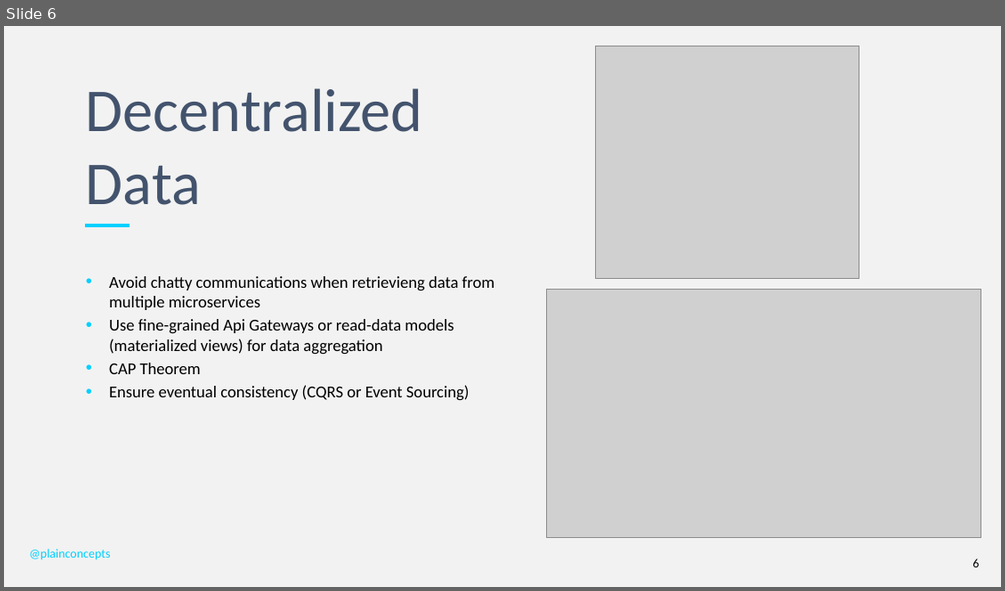
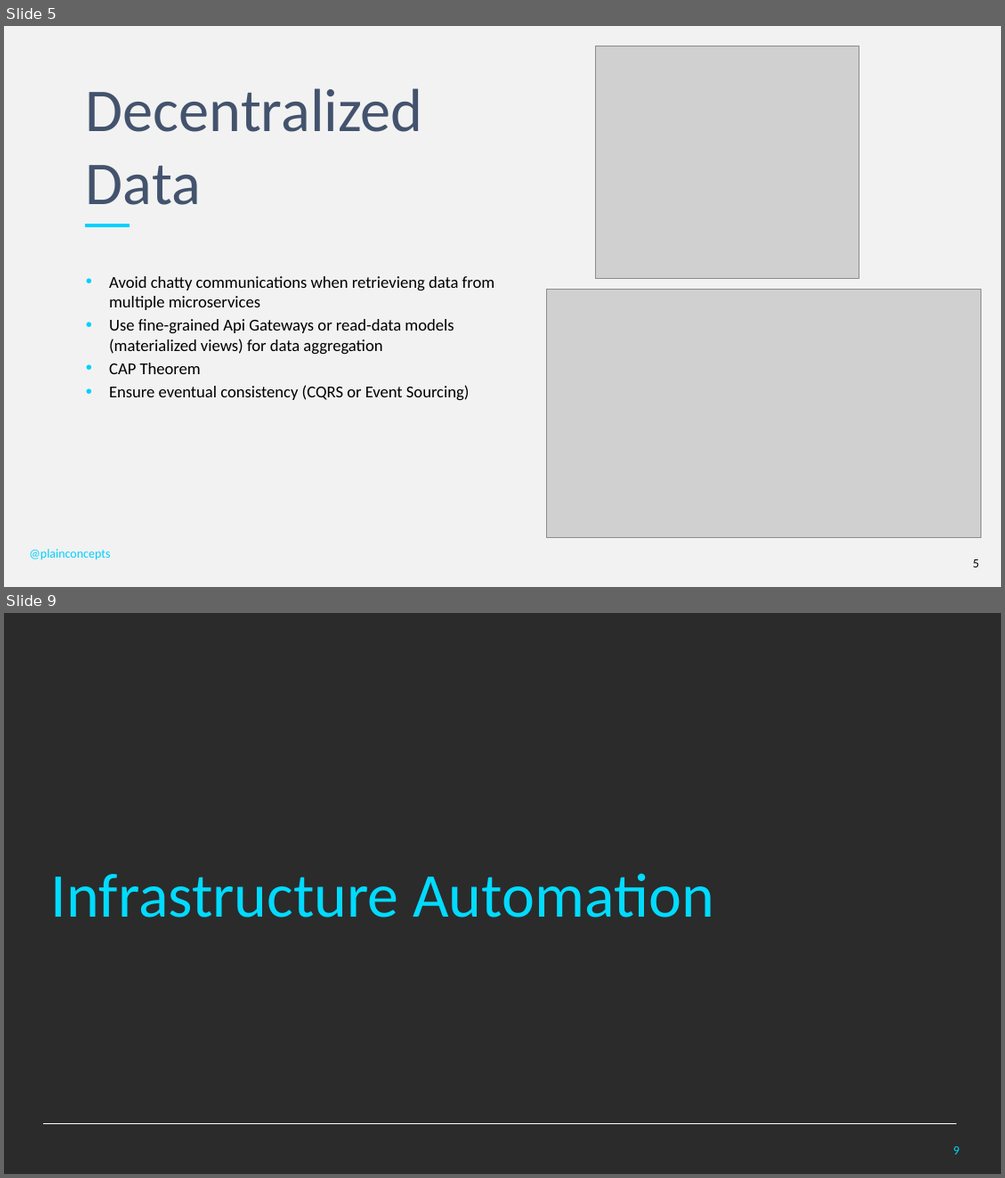
Before and after one commit to PlainConcepts/NetCore-Docker-Workshop, a slide deck: Docu/BestPractices&Antipatterns.pptx. Shown one above the other, each under a label of ours: slide 6 before the commit, slides 5 and 9 after it; the slides between them are not shown. The pictures are 1005x591 and 1005x1178 pixels, drawn with LibreOffice and Linux fonts; fonts in the diff are those of the drawing; grey boxes stand for pictures; background and template pictures are left out; a plain dark background stands for a picture behind light text. Boxes give left, top, right and bottom in pixels: in the first picture for what was removed or moved away, otherwise in the second. Text is boxed around its words. In the diff, an @@ line names an element or a change of style, - is before the commit and + after.

```diff
--- a/Docu/BestPractices&Antipatterns.pptx
+++ b/Docu/BestPractices&Antipatterns.pptx
@@ slide 9 added at bbox=[4, 613, 1001, 1174], background picture (left out) @@
@@ text added at bbox=[51, 873, 713, 917], 60 pt, text #01DBFF @@
+Infrastructure Automation
@@ line added from (44, 1123) to (956, 1123), #FFFFFF 0.25 pt @@
@@ page number added at bbox=[953, 1146, 959, 1154], 12 pt, text #00DBFF @@
+9
@@ what was slide 6 is now slide 5 @@
```
Also in this commit, not shown: 2 slides changed, 3 other slides added, 10 slides removed.
